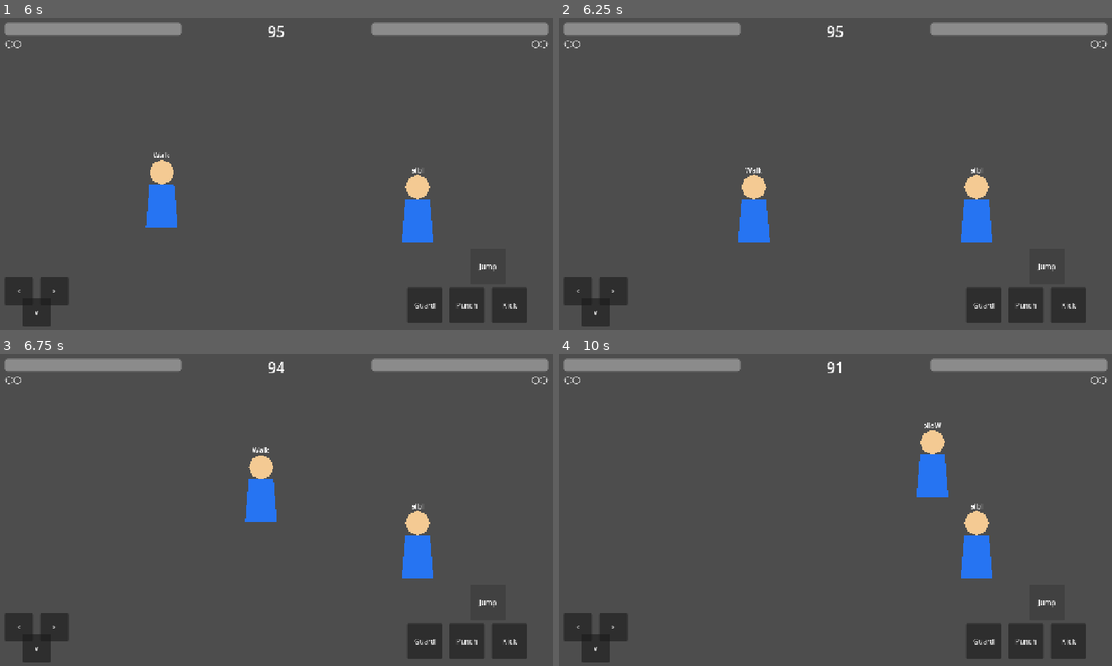
Above: before the commit, frames 1-4 (two rows, left to right).
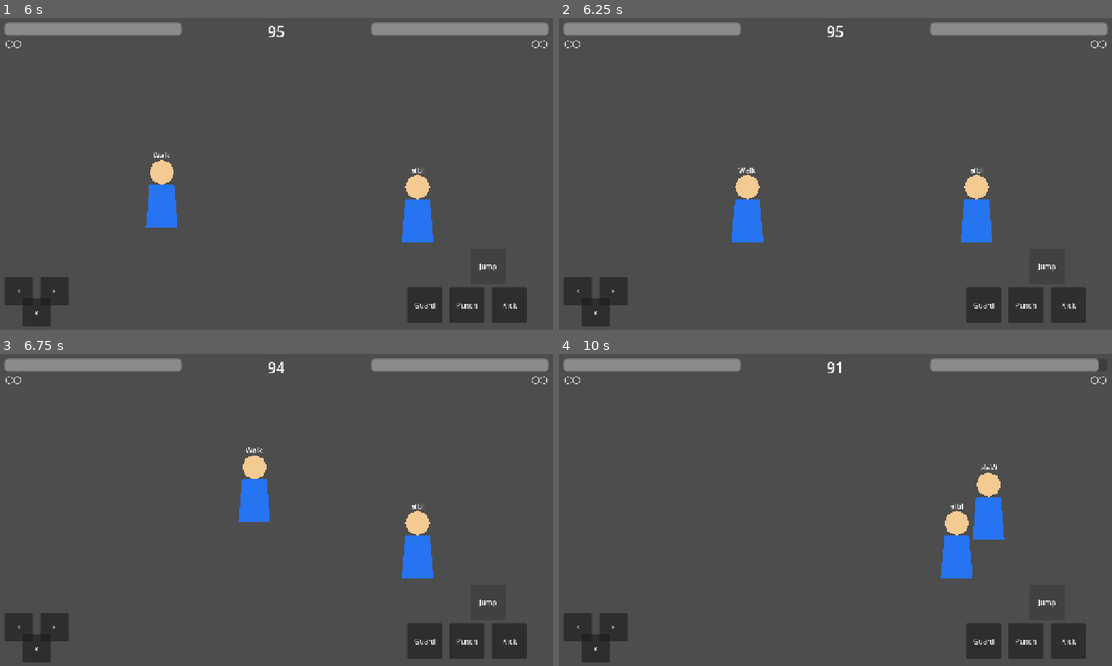
Above: after the commit, the same moments.

Repository: adamonine-stack/hashire-kaminari-dakkan-no-kobushi
Game: Godot game, scene res://scenes/Battle.tscn
The game is run twice, just before and just after one commit, with the same random seed, the same clock (stepped at 60 frames per second) and the same inputs.
Inputs:
- Up to frame 1 (6 s): click "<" at 0.5 s; click ">" at 1.25 s; click "v" at 2 s; click "Punch" at 2.75 s; click "Kick" at 3.5 s; click "Guard" at 4.25 s; click "Jump" at 5 s; hold Right (move_right) from 5.78 s (still down); tap J (attack) at 5.85 s
- Up to frame 2 (6.25 s): keep holding Right (move_right); tap Up (jump) at 6.02 s; tap Down (crouch) at 6.05 s
- Up to frame 3 (6.75 s): keep holding Right (move_right); tap Up (jump) at 6.32 s; tap Down (crouch) at 6.6 s
- Up to frame 4 (10 s): tap Up (jump) at 6.77, 7.07, 8.27, 8.3, 8.57, 8.85, 9.02, 9.32, 9.77 s; tap L (guard) at 6.8 s; release Right (move_right) at 7.28 s; hold Left (move_left) 7.28-8.03 s; hold L (guard) 7.28-8.03 s; tap K (kick) at 7.55, 8.1 s; hold Right (move_right) 8.03-9.53 s; tap J (attack) at 9.05, 9.6 s; hold Left (move_left) from 9.53 s (still down); tap Down (crouch) at 9.8 s

Frame 1 is identical in both runs. In frame 2, 0.6% of the frame differs, in the area x 31-39%, y 47-72%; in frame 3, 0.6%; in frame 4, 3.3%, in the area x 64-100%, y 1-72%.

Commit message:
DEV019 ガードシステムを実装
Implement directional stand/crouch guard, guard hit reactions, reduced guard damage, guard effects/SE, guard restrictions, attack height attributes, and round reset integration.

Diff:
--- a/godot/scripts/battle/round_manager.gd
+++ b/godot/scripts/battle/round_manager.gd
@@ -169,11 +169,15 @@
 	fighter.is_guarding = false
 	fighter.is_crouching = false
 	fighter.is_crouch_guarding = false
+	fighter.guard_type = "none"
 	fighter.is_hit = false
 	fighter.is_invincible = false
+	fighter.is_guard_hit = false
+	fighter.is_round_active = false
 	fighter.hit_reaction_timer = 0.0
 	fighter.invincibility_timer = 0.0
 	fighter.hit_stop_timer = 0.0
+	fighter.guard_hit_timer = 0.0
 	fighter.hurt_box.set_deferred("monitorable", true)
 	fighter._set_punch_hitbox_active(false, false)
 	fighter._set_kick_hitbox_active(false, false)
@@ -184,6 +188,8 @@
 
 
 func _set_round_input_enabled(is_enabled: bool) -> void:
+	player.is_round_active = is_enabled
+	enemy.is_round_active = is_enabled
 	player.input_enabled = is_enabled
 	enemy.input_enabled = is_enabled and enemy_accepts_input
 
--- a/godot/scripts/player/player_movement.gd
+++ b/godot/scripts/player/player_movement.gd
@@ -24,6 +24,10 @@
 @export var hit_reaction_time := 0.25
 @export var invincibility_time := 0.3
 @export var input_enabled := true
+@export var can_guard := true
+@export var guard_damage_rate := 0.2
+@export var guard_hit_time := 0.25
+@export var guard_knockback_scale := 0.35
 
 var gravity: float = ProjectSettings.get_setting("physics/2d/default_gravity")
 var current_hp := 100
@@ -35,17 +39,22 @@
 var is_guarding := false
 var is_crouching := false
 var is_crouch_guarding := false
+var guard_type := "none"
 var punch_hitbox_active := false
 var kick_hitbox_active := false
 var punch_hit_targets: Array[Node] = []
 var kick_hit_targets: Array[Node] = []
 var is_hit := false
 var is_invincible := false
+var is_guard_hit := false
+var is_round_active := false
 var hit_reaction_timer := 0.0
 var invincibility_timer := 0.0
 var hit_stop_timer := 0.0
+var guard_hit_timer := 0.0
 var weak_hit_se: AudioStreamPlayer2D
 var strong_hit_se: AudioStreamPlayer2D
+var guard_hit_se: AudioStreamPlayer2D
 
 @onready var visual_root := $VisualRoot
 @onready var state_label := $VisualRoot/IdlePlaceholder/IdleStateLabel
@@ -78,38 +87,42 @@
 
 	_update_invincibility(delta)
 	_update_hit_reaction(delta)
-
-	if input_enabled and not is_hit:
+	_update_guard_hit(delta)
+
+	if input_enabled and not is_hit and not is_guard_hit:
 		_update_defensive_state()
 
-	if is_kicking or is_guarding or is_crouching or is_crouch_guarding or is_hit:
+	if is_kicking or is_guarding or is_crouching or is_crouch_guarding or is_hit or is_guard_hit:
 		direction = 0.0
 
-	if direction != 0.0 and not is_hit:
+	if direction != 0.0 and not is_hit and not is_guard_hit:
 		facing_direction = signf(direction)
 		visual_root.scale.x = facing_direction
 
-	if not is_hit:
+	if not is_hit and not is_guard_hit:
 		velocity.x = direction * move_speed
 
 	if is_on_floor():
-		if input_enabled and Input.is_action_just_pressed("jump") and not is_crouching and not is_kicking and not is_guarding and not is_crouch_guarding and not is_hit:
+		if input_enabled and Input.is_action_just_pressed("jump") and not is_crouching and not is_kicking and not is_guarding and not is_crouch_guarding and not is_hit and not is_guard_hit:
 			velocity.y = -jump_power
 		elif not is_hit:
 			velocity.y = 0.0
 	else:
 		velocity.y += gravity * delta
 
-	if input_enabled and not is_kicking and not is_guarding and not is_crouching and not is_crouch_guarding and not is_hit and Input.is_action_just_pressed("attack") and attack_cooldown_timer <= 0.0:
+	if input_enabled and not is_kicking and not is_guarding and not is_crouching and not is_crouch_guarding and not is_hit and not is_guard_hit and Input.is_action_just_pressed("attack") and attack_cooldown_timer <= 0.0:
 		_start_attack()
-	if input_enabled and not is_guarding and not is_crouching and not is_crouch_guarding and not is_hit and Input.is_action_just_pressed("kick") and kick_cooldown_timer <= 0.0 and attack_active_timer <= 0.0:
+	if input_enabled and not is_guarding and not is_crouching and not is_crouch_guarding and not is_hit and not is_guard_hit and Input.is_action_just_pressed("kick") and kick_cooldown_timer <= 0.0 and attack_active_timer <= 0.0:
 		_start_kick()
 
-	if not is_hit:
+	if not is_hit and not is_guard_hit:
 		_update_attack(delta)
 		_update_kick(delta)
 	_update_visual_state()
 	move_and_slide()
+
+	if is_guard_hit and is_on_floor():
+		velocity.x = move_toward(velocity.x, 0.0, move_speed * delta)
 
 	var viewport_width := get_viewport_rect().size.x
 	position.x = clampf(position.x, screen_margin, viewport_width - screen_margin)
@@ -125,70 +138,26 @@
 
 func _update_defensive_state() -> void:
 	var down_pressed := Input.is_action_pressed("down")
-	var guard_pressed := Input.is_action_pressed("guard")
-	var can_start_defense := is_on_floor() and attack_active_timer <= 0.0 and kick_active_timer <= 0.0
-
-	if is_crouch_guarding:
-		if down_pressed and guard_pressed and is_on_floor():
-			return
-
-		is_crouch_guarding = false
-		print("CrouchGuard End")
-		if down_pressed and is_on_floor():
-			is_crouching = true
-			print("Crouch Start")
-		elif guard_pressed:
-			is_guarding = true
-			print("Guard Start")
-		return
-
-	if is_guarding:
-		if not guard_pressed:
-			is_guarding = false
-			print("Guard End")
-			if down_pressed and can_start_defense:
-				is_crouching = true
-				print("Crouch Start")
-			return
-
-		if down_pressed and can_start_defense:
-			is_guarding = false
-			is_crouch_guarding = true
-			velocity.x = 0.0
-			print("CrouchGuard Start")
-		return
-
+	var guard_pressed := _is_holding_back_against_opponent()
+
+	if not _can_start_guard_or_crouch():
+		_clear_guard_state()
+		if not is_on_floor():
+			is_crouching = false
+		return
+
+	if guard_pressed:
+		is_guarding = true
+		is_crouch_guarding = down_pressed
+		is_crouching = false
+		guard_type = "crouch" if down_pressed else "stand"
+		velocity.x = 0.0
+		return
+
+	_clear_guard_state()
+	is_crouching = down_pressed and is_on_floor()
 	if is_crouching:
-		if not down_pressed or not is_on_floor():
-			is_crouching = false
-			print("Crouch End")
-			if guard_pressed and can_start_defense:
-				is_guarding = true
-				print("Guard Start")
-			return
-
-		if guard_pressed and can_start_defense:
-			is_crouching = false
-			is_crouch_guarding = true
-			velocity.x = 0.0
-			print("CrouchGuard Start")
-		return
-
-	if not can_start_defense:
-		return
-
-	if down_pressed and guard_pressed and (Input.is_action_just_pressed("down") or Input.is_action_just_pressed("guard")):
-		is_crouch_guarding = true
 		velocity.x = 0.0
-		print("CrouchGuard Start")
-	elif Input.is_action_just_pressed("guard"):
-		is_guarding = true
-		velocity.x = 0.0
-		print("Guard Start")
-	elif Input.is_action_just_pressed("down"):
-		is_crouching = true
-		velocity.x = 0.0
-		print("Crouch Start")
 
 
 func _start_kick() -> void:
@@ -307,6 +276,10 @@
 
 
 func receive_attack(attack_data: Dictionary, attack_direction: float, hit_position: Vector2, attacker: Node) -> void:
+	if _can_guard_attack(attack_data, attacker):
+		_receive_guarded_attack(attack_data, attack_direction, hit_position, attacker)
+		return
+
 	_cancel_current_action()
 	_enter_hit_state()
 	apply_damage(attack_data["damage"])
@@ -334,6 +307,7 @@
 func _get_punch_attack_data() -> Dictionary:
 	return {
 		"damage": punch_damage,
+		"attack_height": "middle",
 		"knockback_x": punch_knockback_x,
 		"knockback_y": punch_knockback_y,
 		"hit_stop_frames": 3,
@@ -346,6 +320,7 @@
 func _get_kick_attack_data() -> Dictionary:
 	return {
 		"damage": kick_damage,
+		"attack_height": "low",
 		"knockback_x": kick_knockback_x,
 		"knockback_y": kick_knockback_y,
 		"hit_stop_frames": 8,
@@ -364,9 +339,9 @@
 func _cancel_current_action() -> void:
 	attack_active_timer = 0.0
 	kick_active_timer = 0.0
-	is_guarding = false
+	_clear_guard_state()
 	is_crouching = false
-	is_crouch_guarding = false
+	is_guard_hit = false
 	_set_punch_hitbox_active(false)
 	_set_kick_hitbox_active(false)
 
@@ -380,6 +355,111 @@
 	velocity.x = attack_data["knockback_x"] * attack_direction
 	if not is_on_floor():
 		velocity.y = -attack_data["knockback_y"]
+
+
+func _receive_guarded_attack(attack_data: Dictionary, attack_direction: float, hit_position: Vector2, attacker: Node) -> void:
+	attack_active_timer = 0.0
+	kick_active_timer = 0.0
+	_set_punch_hitbox_active(false)
+	_set_kick_hitbox_active(false)
+	_enter_guard_hit_state()
+	apply_damage(_get_guard_damage(attack_data["damage"]))
+	_apply_guard_knockback(attack_data, attack_direction)
+	_start_hit_stop(attack_data["hit_stop_frames"])
+	_spawn_guard_effect(hit_position)
+	_play_guard_se()
+	if attacker != null and attacker.has_method("start_hit_stop"):
+		attacker.start_hit_stop(attack_data["hit_stop_frames"])
+
+
+func _enter_guard_hit_state() -> void:
+	is_guard_hit = true
+	is_hit = false
+	guard_hit_timer = guard_hit_time
+
+
+func _get_guard_damage(damage: int) -> int:
+	return maxi(1, int(round(float(damage) * guard_damage_rate)))
+
+
+func _apply_guard_knockback(attack_data: Dictionary, attack_direction: float) -> void:
+	velocity.x = attack_data["knockback_x"] * guard_knockback_scale * attack_direction
+	if is_on_floor():
+		velocity.y = 0.0
+
+
+func _can_guard_attack(attack_data: Dictionary, attacker: Node) -> bool:
+	if not can_guard or not is_round_active or is_guard_hit:
+		return false
+	if is_hit or is_invincible or not is_on_floor():
+		return false
+	if attack_active_timer > 0.0 or kick_active_timer > 0.0:
+		return false
+	if not is_guarding:
+		return false
+	if not _is_holding_back_against_attacker(attacker):
+		return false
+	return _is_attack_height_guardable(str(attack_data.get("attack_height", "middle")))
+
+
+func _is_attack_height_guardable(attack_height: String) -> bool:
+	match attack_height:
+		"high":
+			return guard_type == "stand" or guard_type == "crouch"
+		"middle":
+			return guard_type == "stand"
+		"low":
+			return guard_type == "crouch"
+		_:
+			return false
+
+
+func _can_start_guard_or_crouch() -> bool:
+	return can_guard and is_round_active and is_on_floor() and attack_active_timer <= 0.0 and kick_active_timer <= 0.0 and not is_hit and not is_guard_hit
+
+
+func _is_holding_back_against_opponent() -> bool:
+	return _is_holding_back_against_attacker(_get_opponent())
+
+
+func _is_holding_back_against_attacker(attacker: Node) -> bool:
+	if attacker is Node2D and input_enabled:
+		var direction_to_attacker := signf(attacker.global_position.x - global_position.x)
+		var input_direction := Input.get_axis("move_left", "move_right")
+		return direction_to_attacker != 0.0 and input_direction != 0.0 and signf(input_direction) == -direction_to_attacker
+
+	return is_guarding
+
+
+func _get_opponent() -> Node:
+	var parent_node := get_parent()
+	if parent_node == null:
+		return null
+	if name == "Player":
+		return parent_node.get_node_or_null("Enemy")
+	if name == "Enemy":
+		return parent_node.get_node_or_null("Player")
+	return null
+
+
+func _clear_guard_state() -> void:
+	is_guarding = false
+	is_crouch_guarding = false
+	guard_type = "none"
+
+
+func _update_guard_hit(delta: float) -> void:
+	if not is_guard_hit:
+		return
+
+	guard_hit_timer = maxf(guard_hit_timer - delta, 0.0)
+	if guard_hit_timer > 0.0:
+		return
+
+	is_guard_hit = false
+	_clear_guard_state()
+	if input_enabled:
+		_update_defensive_state()
 
 
 func _start_invincibility() -> void:
@@ -455,6 +535,11 @@
 	strong_hit_se.stream = _create_hit_stream(220.0)
 	add_child(strong_hit_se)
 
+	guard_hit_se = AudioStreamPlayer2D.new()
+	guard_hit_se.name = "GuardHitSE"
+	guard_hit_se.stream = _create_hit_stream(760.0)
+	add_child(guard_hit_se)
+
 
 func _create_hit_stream(frequency: float) -> AudioStreamWAV:
 	var sample_rate := 22050
@@ -482,8 +567,36 @@
 		weak_hit_se.play()
 
 
+func _play_guard_se() -> void:
+	guard_hit_se.play()
+
+
+func _spawn_guard_effect(hit_position: Vector2) -> void:
+	var effect_root := Node2D.new()
+	effect_root.global_position = hit_position
+	effect_root.name = "GuardEffect"
+
+	var flash := Polygon2D.new()
+	var points := PackedVector2Array()
+	var radius := 16.0
+	for point_index in range(16):
+		var angle := TAU * float(point_index) / 16.0
+		points.append(Vector2(cos(angle), sin(angle)) * radius)
+	flash.color = Color(0.45, 0.9, 1.0, 0.65)
+	flash.polygon = points
+	effect_root.add_child(flash)
+	get_tree().current_scene.add_child(effect_root)
+
+	var tween := effect_root.create_tween()
+	tween.tween_property(effect_root, "scale", Vector2(1.7, 1.7), 0.12)
+	tween.parallel().tween_property(flash, "modulate:a", 0.0, 0.12)
+	tween.tween_callback(effect_root.queue_free)
+
+
 func _update_visual_state() -> void:
-	if is_hit:
+	if is_guard_hit:
+		state_label.text = "GuardHit"
+	elif is_hit:
 		state_label.text = "Hit"
 	elif is_crouch_guarding:
 		state_label.text = "CrouchGuard"
@@ -500,7 +613,7 @@
 	else:
 		state_label.text = "Idle"
 
-	guard_visual.visible = is_guarding
+	guard_visual.visible = is_guarding and not is_crouch_guarding
 	crouch_visual.visible = is_crouching
 	crouch_guard_visual.visible = is_crouch_guarding
 	var target_y_scale := 0.7 if is_crouching or is_crouch_guarding else 1.0
